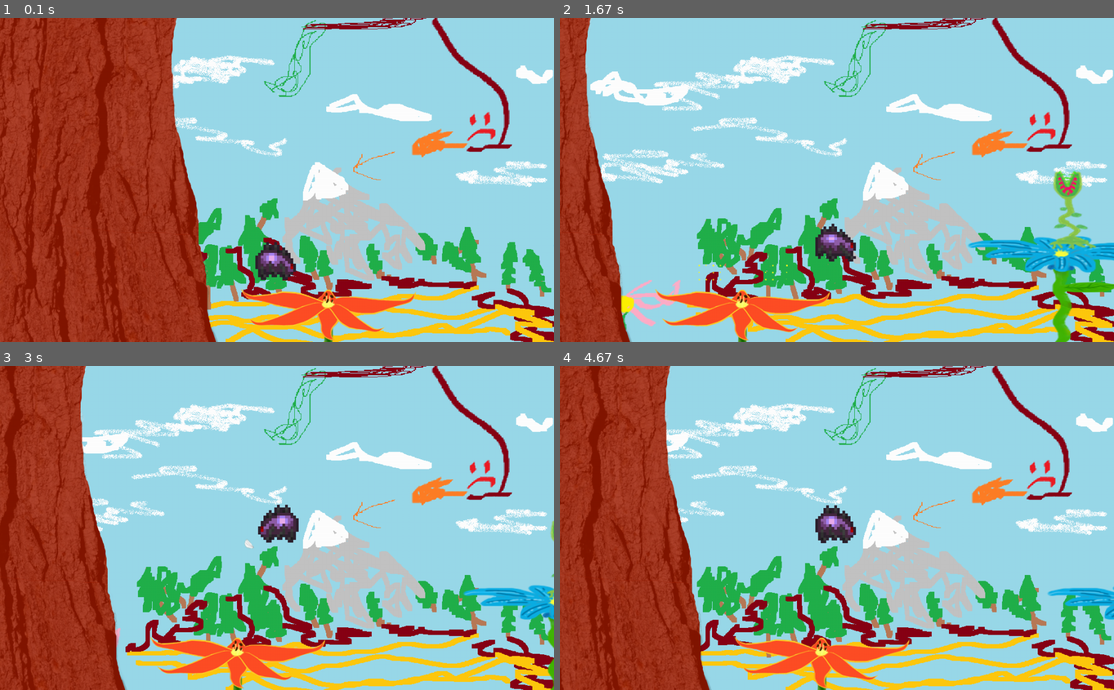
Above: before the commit, frames 1-4 (two rows, left to right).
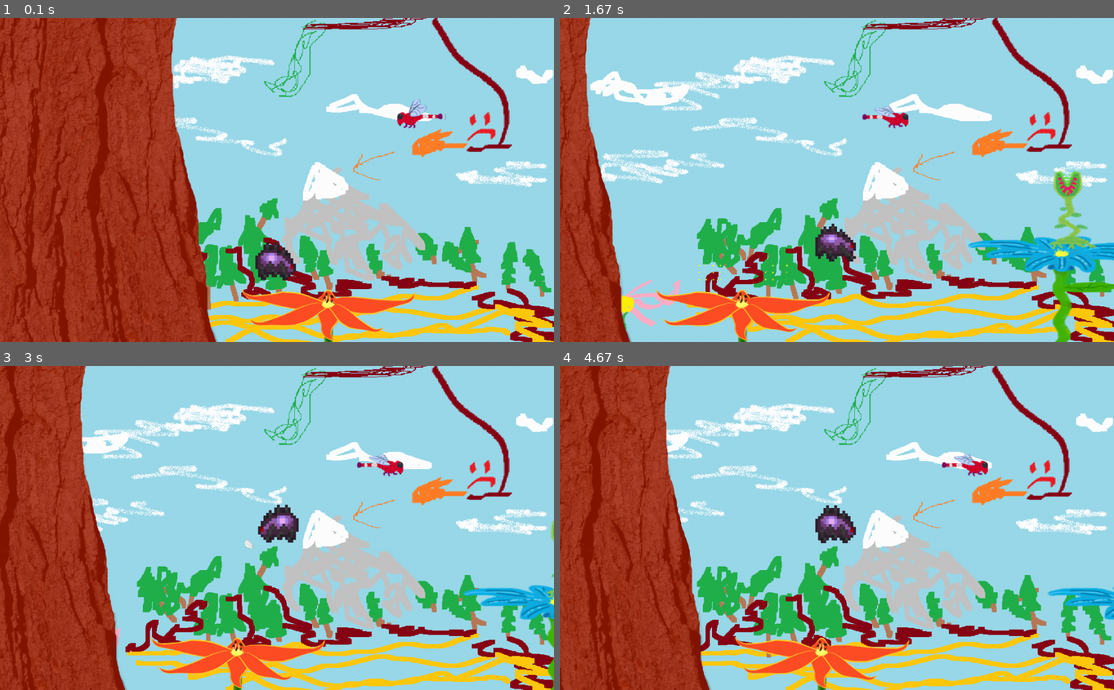
Above: after the commit, the same moments.

Repository: SwampWood/PyGame-shit
Game: pygame game, started from main.py
The game is run twice, just before and just after one commit, with the same random seed, the same clock (stepped at 60 frames per second) and the same inputs.
Inputs (mouse positions are in pixels of both pictures, inside the frame that each line leads up to):
- Up to frame 1 (0.1 s): no input
- Up to frame 2 (1.67 s): press the mouse at (814, 192) at 0.37 s; move the mouse to (914, 183) at 0.47 s; release the mouse at (1014, 170) at 0.6 s; hold D 0.67-1.13 s; tap Space at 0.73, 1.03, 1.23, 1.53 s; hold D 1.17-1.63 s
- Up to frame 3 (3 s): hold A 1.67-2.2 s; tap Space at 1.73, 2.03, 2.3, 2.6 s; hold A 2.23-2.63 s; tap E at 2.67 s
- Up to frame 4 (4.67 s): right-click (837, 566) at 3.05 s; hold D 3.33-3.97 s; move the mouse to (820, 472) at 3.37 s; tap Space at 3.4, 3.7, 4.07, 4.37, 4.57 s; hold A 4-4.47 s; hold D from 4.5 s (still down)

The runs differ from the first frame. In frame 1, 0.3% of the frame differs, in the area x 71-81%, y 25-35%; in frame 2, 0.3%; in frame 3, 0.3%; in frame 4, 0.3%.

Commit message:
Демоверсия стрекозы

Diff:
--- a/main.py
+++ b/main.py
@@ -47,7 +47,7 @@
         obj.rect.x += self.dx
         if obj.__class__.__name__ == 'Web':
             obj.target = (obj.target[0] + self.dx, obj.target[1])
-        if obj.__class__.__name__ == 'Wasp':
+        if obj.__class__.__name__ == 'Wasp' or obj.__class__.__name__ == 'Dragonfly':
             obj.right_pos += self.dx
             obj.left_pos += self.dx
 
@@ -507,11 +507,11 @@
 
 
 class Wasp(Enemy):
-    wasp = load_image("Wasp.png")
+    enemy = load_image("Wasp.png")
     buzz = pygame.mixer.Sound(os.path.join('data', 'music', f'bee_sound.mp3'))
 
     def __init__(self, x, y, left_pos, right_pos, sheet=None, count=4, v=3, health=150):
-        sheet = Wasp.wasp if not sheet else sheet
+        sheet = Wasp.enemy if not sheet else sheet
         super().__init__(x, y, sheet, count, health)
         self.left_pos = left_pos
         self.right_pos = right_pos
@@ -531,6 +531,52 @@
             self.rotation = True
         elif self.rect.x <= self.left_pos:
             self.rotation = False
+        if abs(self.rect.x - player.rect.x) < 500:
+            self.sound.set_volume(0.5 - abs(self.rect.x - player.rect.x) / 1000)
+        else:
+            self.sound.set_volume(0)
+
+
+class Dragonfly(Enemy):
+    enemy = load_image("Dragonfly.png")
+    buzz = pygame.mixer.Sound(os.path.join('data', 'music', f'bee_sound.mp3'))
+
+    def __init__(self, x, y, left_pos, right_pos, sheet=None, count=6, v=3, health=150):
+        sheet = Dragonfly.enemy if not sheet else sheet
+        super().__init__(x, y, sheet, count, health)
+        self.left_pos = left_pos
+        self.right_pos = right_pos
+        self.v = v
+        self.waves = 0
+        self.x_pos = self.left_pos
+        self.sound = Wasp.buzz
+        self.sound.set_volume(0)
+        self.sound.play(-1)
+    def update(self, check):
+        super().update(check)
+        print(self.waves)
+        if self.rect.x >= self.right_pos:
+            self.rotation = True
+            if not self.waves:
+                self.waves = 5
+                self.rect.y += 5
+                self.v = 1
+            else:
+                self.v = 3
+        elif self.rect.x <= self.left_pos:
+            self.rotation = False
+            if not self.waves:
+                self.waves = 5
+        if self.waves:
+            self.waves -=1
+            if self.waves % 2:
+                self.rect.y += 5
+            else:
+                self.rect.y -= 5
+        elif self.rotation:
+            self.rect.x -= self.v  # v в пикселях
+        else:
+            self.rect.x += self.v  # v в пикселях
         if abs(self.rect.x - player.rect.x) < 500:
             self.sound.set_volume(0.5 - abs(self.rect.x - player.rect.x) / 1000)
         else:
@@ -549,7 +595,7 @@
     TreeBranch(2500, 0, 1)
     TreeBranch(3000, 0, 2)
     FlowerPlatform(1000, 300, 2)
-    Wasp(1000, 150, 900, 1300)
+    Dragonfly(300, 150, 200, 400)
 
 
 background = load_image("background.png")
